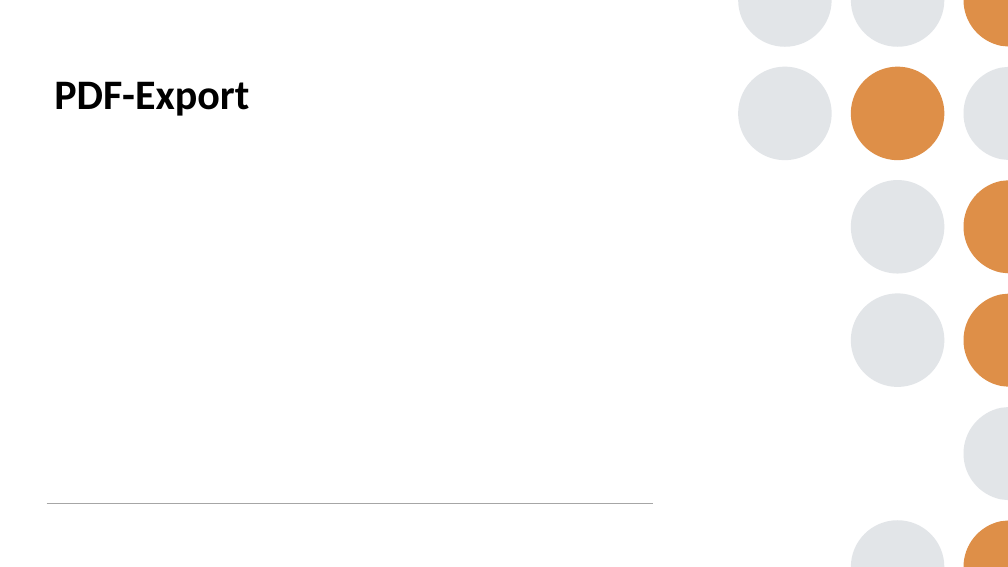
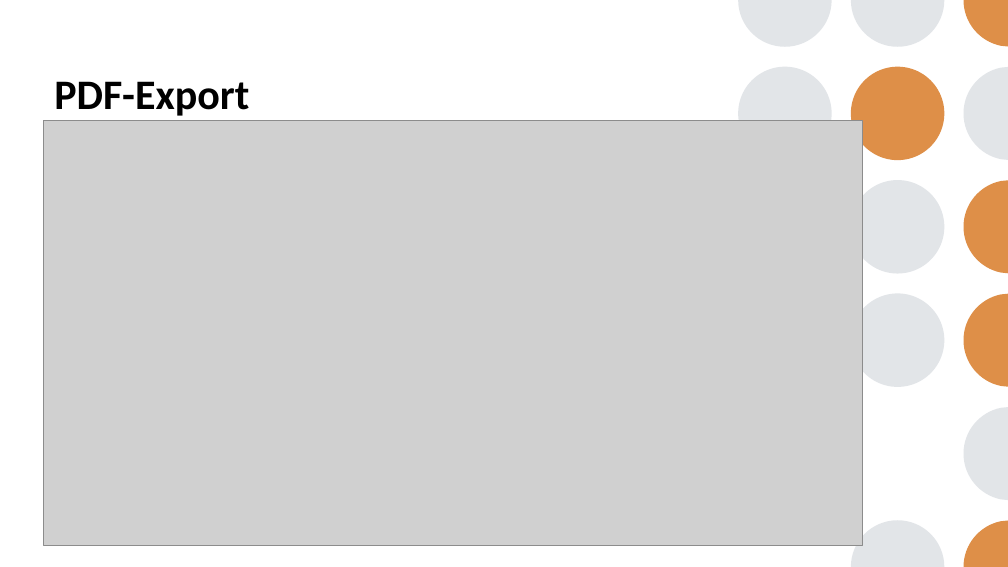
Before and after one commit to AllieW99/Feinstaubstation, a slide deck: slide 13 of Documentation/Abschlusspräsentation.pptx. Drawn at 1008x567 pixels with LibreOffice and Linux fonts; fonts in the diff are those of the drawing; grey boxes stand for pictures. Boxes give left, top, right and bottom in pixels: in the first picture for what was removed or moved away, otherwise in the second. Text is boxed around its words. In the diff, an @@ line names an element or a change of style, - is before the commit and + after.

```diff
--- a/Documentation/Abschlusspräsentation.pptx
+++ b/Documentation/Abschlusspräsentation.pptx
@@ picture added at [43, 120, 863, 545] @@
@@ line removed from (47, 504) to (653, 504) @@
```
Also in this commit, not shown: 4 other slides changed.
